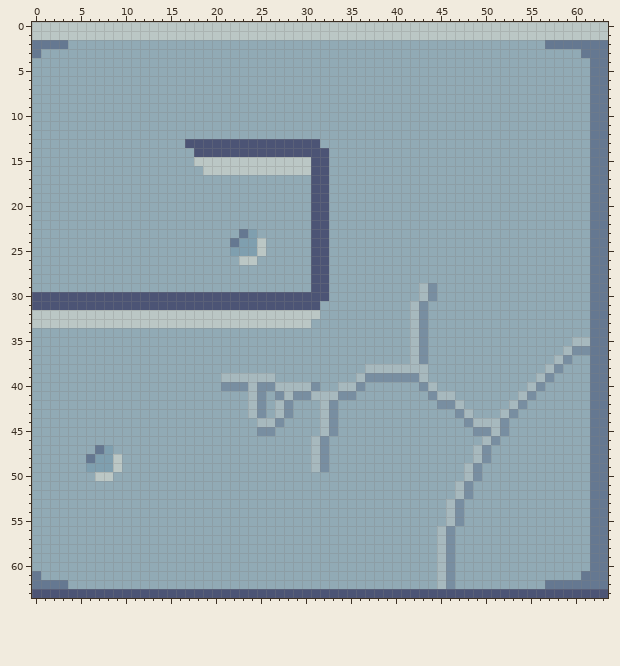
Two versions of one pixel-art sprite, Resource/Texture/Export_Textures/Sprites/boss3HandSpr/boss3HandSpr_4.png. This is how it looked before the edit.
The file is 64x64 pixels.
New version:
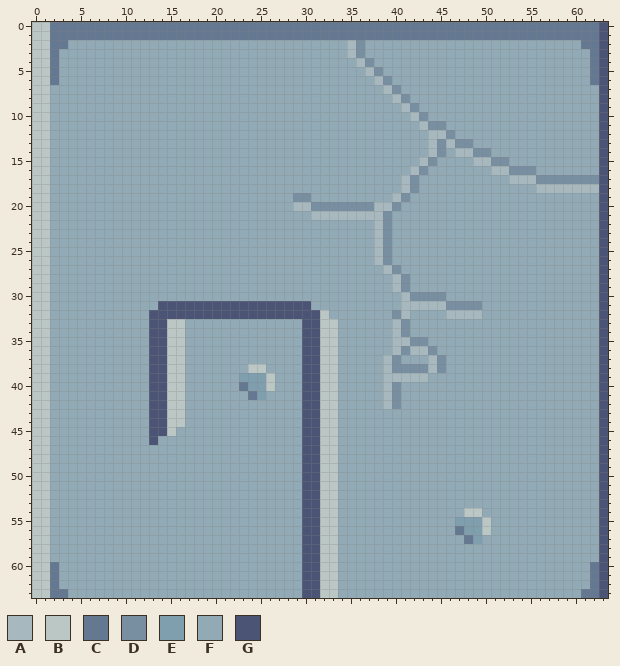
Palette (. is transparent): A #a7b9be  B #bbc7c5  C #657891  D #788ea1  E #7f9faf  F #91aab5  G #4c5475
Difference:
Changed rows in their new state; - is an unchanged pixel.
first column x 0:
 0 --CCCCCCCCCCCCCCCCCCCCCCCCCCCCCCCCCCCCCCCCCCCCCCCCCCCCCCCCCCCCCG
 1 --CCCCCCCCCCCCCCCCCCCCCCCCCCCCCCCCCCCCCCCCCCCCCCCCCCCCCCCCCCCCCG
 2 BB---------------------------------AD--------------------FFFF--G
 3 BBC--------------------------------AD------------------------F-G
 4 BBC---------------------------------AD-------------------------G
 5 BBC----------------------------------AD------------------------G
 6 BBC-----------------------------------AD-----------------------G
 7 BB-------------------------------------AD---------------------FG
 8 BB--------------------------------------AD--------------------FG
 9 BB---------------------------------------AD-------------------FG
10 BB----------------------------------------AD------------------FG
11 BB-----------------------------------------ADD----------------FG
12 BB------------------------------------------AAD---------------FG
13 BB---------------FFFFFFFFFFFFFFF------------ADADD-------------FG
14 BB----------------FFFFFFFFFFFFFFF-----------AD-AADD-----------FG
15 BB----------------FFFFFFFFFFFFFFF----------AD----AADD---------FG
16 BB-----------------FFFFFFFFFFFFFF---------AD-------AADDD------FG
17 BB-----------------------------FF--------AD----------AAADDDDDDDG
18 BB-----------------------------FF--------AD-------------AAAAAAAG
19 BB---------------------------DDFF-------AD--------------------FG
20 BB---------------------------AADDDDDDDAAD---------------------FG
21 BB-----------------------------AAAAAAAAD----------------------FG
22 BB-----------------------------FF-----AD----------------------FG
23 BB---------------------FF------FF-----AD----------------------FG
24 BB--------------------FFFF-----FF-----AD----------------------FG
25 BB--------------------FFFF-----FF-----AD----------------------FG
26 BB---------------------FF------FF-----AD----------------------FG
27 BB-----------------------------FF------AD---------------------FG
28 BB-----------------------------FF-------AD--------------------FG
29 BB-----------------------------FF-------AD-FF-----------------FG
30 BBFFFFFFFFFFFFFFFFFFFFFFFFFFFFFFF--------ADD-D----------------FG
31 BBFFFFFFFFFFFF-----------------F---------A-AAADDDD------------FG
32 --FFFFFFFFFFFGGGGGGGGGGGGGGGGGGGB-------DAFF--AAAA------------FG
33 --FFFFFFFFFFFGG--FFFFFFFFFFFFFGGBB------ADFF------------------FG
34 BB-----------GGBB-------------GGBB------ADFF------------------FG
35 BB-----------GGBB-------------GGBB------AAD-----------------FFFG
36 BB-----------GGBB-------------GGBB------AD-AD--------------FFFFG
37 BB-----------GGBB-------------GGBB-----AD-FFAD------------FF--FG
38 BB-----------GGBB-------BB----GGBB---FF-DDDDAD-----------FF---FG
39 BB-----------GGBB----FFEEEB---GGBB--FFFAAAA-------------FF----FG
40 BB-----------GGBB----FFCEEBFFFGGBBFFF--AD--FF----------FF-----FG
41 BB-----------GGBB-------CE-FFFGGBBFF---AD---FFF-------FF------FG
42 BB-----------GGBB-------FF-FF-GGBB-----AD----FFF-----FF-------FG
43 BB-----------GGBB-------FF-FF-GGBB-------------FF---FF--------FG
44 BB-----------GGBB--------FFF--GGBB--------------FFFFF---------FG
45 BB-----------GGB---------FF---GGBB---------------FFFF---------FG
46 BB-----------G----------------GGBB----------------FF----------FG
47 BB-----FF---------------------GGBB---------------FF-----------FG
48 BB----FFFF--------------------GGBB---------------FF-----------FG
49 BB----FFFF--------------------GGBB--------------FF------------FG
50 BB-----FF---------------------GGBB--------------FF------------FG
51 BB----------------------------GGBB-------------FF-------------FG
52 BB----------------------------GGBB-------------FF-------------FG
53 BB----------------------------GGBB------------FF--------------FG
54 BB----------------------------GGBB------------FFBB------------FG
55 BB----------------------------GGBB------------FEEEB-----------FG
56 BB----------------------------GGBB-----------FFCEEB-----------FG
57 BB----------------------------GGBB-----------FF-CE------------FG
58 BB----------------------------GGBB-----------FF---------------FG
59 BB----------------------------GGBB-----------FF---------------FG
60 BBC---------------------------GGBB-----------FF----------------G
61 BBC---------------------------GGBB-----------FF--------------F-G
62 BB-F--------------------------GGBB-----------FF----------FFFFF-G
63 BBCCFFFFFFFFFFFFFFFFFFFFFFFFFF--BBFFFFFFFFFFFFFFFFFFFFFFFFFFFCC-
